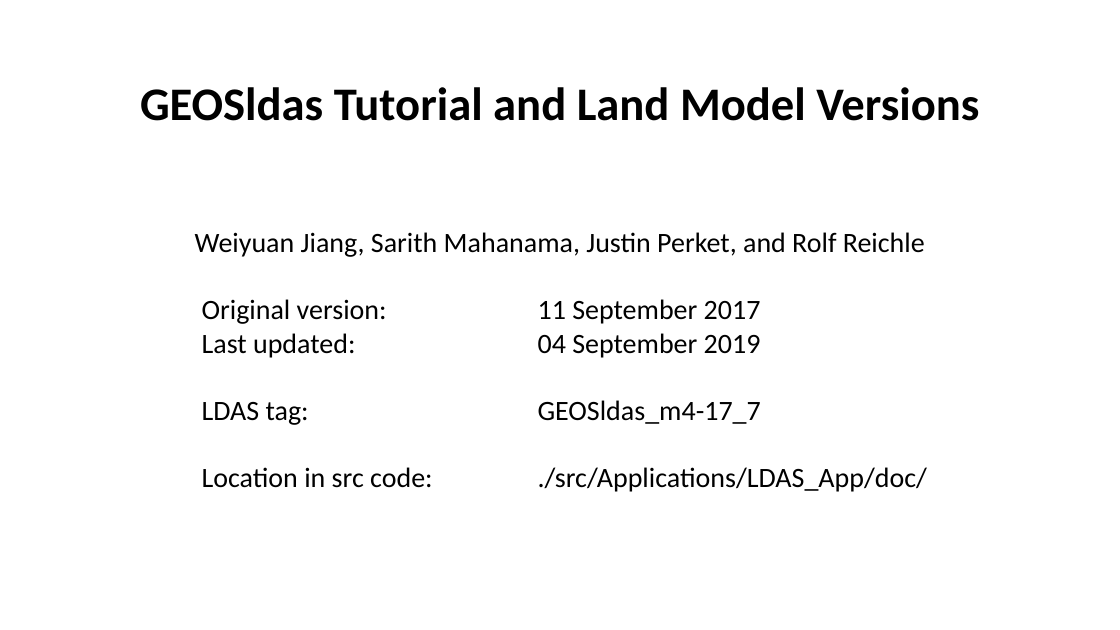
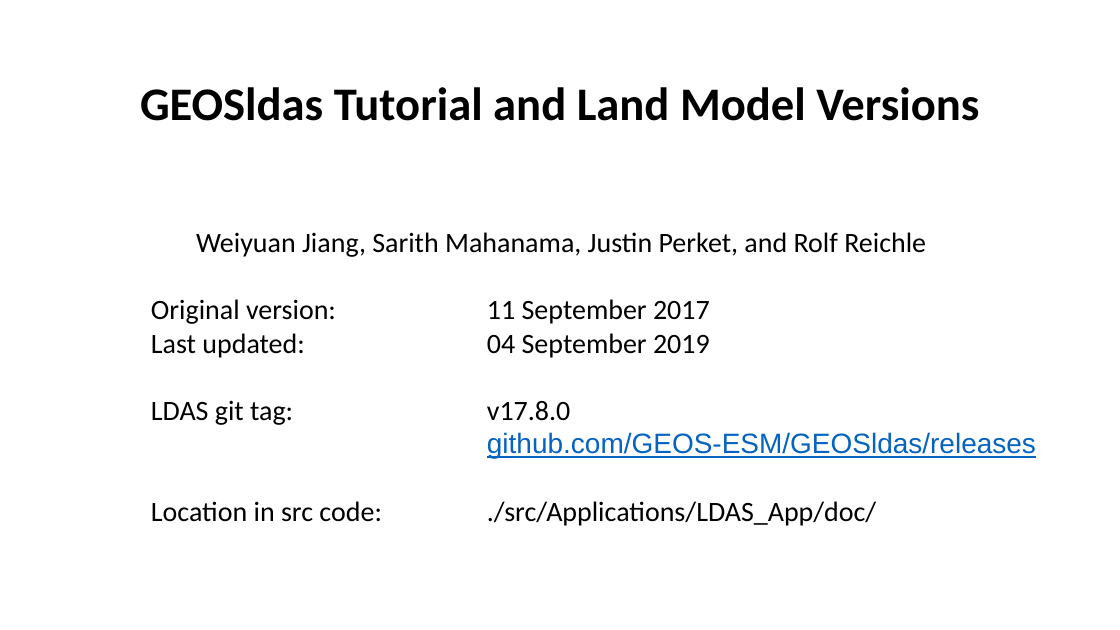
Before and after one commit to GEOS-ESM/GEOSldas, a slide deck: slide 1 of src/Applications/LDAS_App/doc/GEOSldas-tutorial.pptx. Drawn at 1120x630 pixels with LibreOffice and Linux fonts; fonts in the diff are those of the drawing. Boxes give left, top, right and bottom in pixels: in the first picture for what was removed or moved away, otherwise in the second. Text is boxed around its words. In the diff, an @@ line names an element or a change of style, - is before the commit and + after.

Commit message:
update doc for v17.8.0 release

```diff
--- a/src/Applications/LDAS_App/doc/GEOSldas-tutorial.pptx
+++ b/src/Applications/LDAS_App/doc/GEOSldas-tutorial.pptx
@@ text "Weiyuan Jiang, Sarith Mahanama, Justin ...": place and size @@
-text "Weiyuan Jiang, Sarith Mahanama, Justin ..." at bbox=[195, 232, 927, 492]
+text "Weiyuan Jiang, Sarith Mahanama, Justin ..." at bbox=[151, 232, 1036, 526]
@@ text at bbox=[151, 400, 1036, 458]: text changed; font Calibri to Arial; text colour #000000 to #0563C1 @@
-LDAS tag: GEOSldas_m4-17_7
+LDAS git tag: v17.8.0
+github.com/GEOS-ESM/GEOSldas/releases
```
Also in this commit, not shown: 2 other slides changed, 2 other files.
